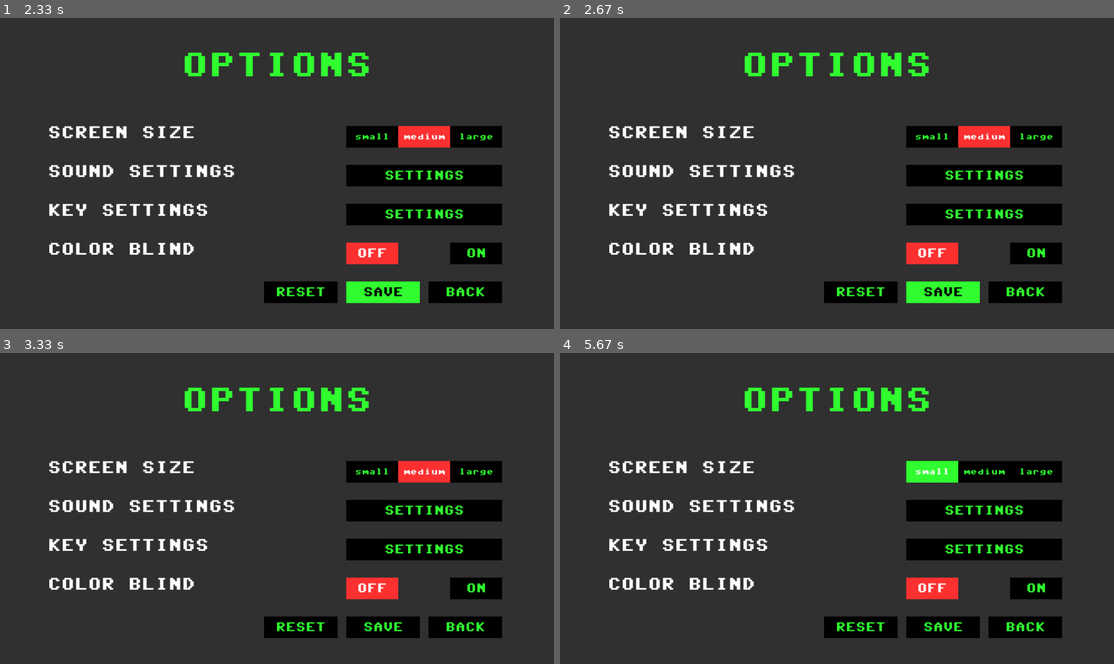
Above: before the commit, frames 1-4 (two rows, left to right).
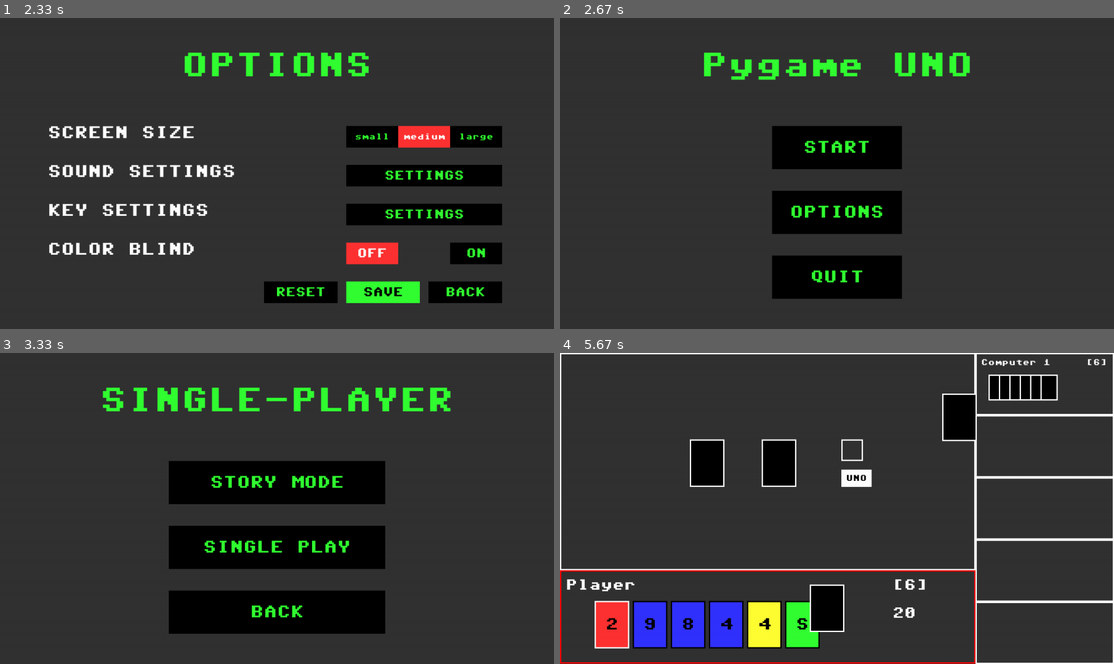
Above: after the commit, the same moments.

Repository: jrsky723/pygameuno
Game: pygame game, started from main.py
Same seed, same stepped clock (60 frames per second), same inputs: the game is played once before the commit and once after it.
Inputs (mouse positions are in pixels of both pictures, inside the frame that each line leads up to):
- Up to frame 1 (2.33 s): hold Esc 0.33-0.8 s; hold Right 0.33-0.8 s; press the mouse at (293, 263) at 0.92 s; move the mouse to (310, 229) at 1.02 s; release the mouse at (332, 195) at 1.15 s; click "medium" at 1.27 s; hold Right 1.55-2.02 s; hold Up from 2.1 s (still down)
- Up to frame 2 (2.67 s): release Up at 2.4 s; tap Esc at 2.43 s
- Up to frame 3 (3.33 s): click (277, 483) at 2.82 s, where only the run after the commit has a clickable "START"; click (277, 483) at 3.15 s, where only the run after the commit has a clickable "SINGLE-PLAYER"
- Up to frame 4 (5.67 s): click (837, 545) at 3.48 s, where only the run after the commit has a clickable "SINGLE PLAY"; click (731, 580) at 3.82 s, where only the run after the commit has a clickable "START"; tap Esc at 4.1 s; click (837, 483) at 4.48 s, where only the run after the commit has a clickable "RESUME"; press the mouse at (648, 623) at 4.8 s; move the mouse to (659, 511) at 4.9 s; release the mouse at (670, 399) at 5.03 s; hold Right 5.1-5.57 s; tap Enter at 5.6 s

Frame 1 is identical in both runs. In frame 2, 23% of the frame differs, in the area x 8-91%, y 11-92%; in frame 3, 26%; in frame 4, 28%, in the area x 0-100%, y 0-100%.

Commit message:
Single Game mode Lobby complete!

Diff:
--- a/game/uno_game.py
+++ b/game/uno_game.py
@@ -10,12 +10,12 @@
 
 
 class UnoGame:
-    def __init__(self, human_number, com_number):
-        self.deck = self._create_deck()
-        self.player_number = human_number + com_number
-        self.human_number = human_number
-        self.com_number = com_number
+    def __init__(self, players_info):
+        self.deck = []
+        self.players_info = players_info
+        self.player_number = len(players_info)
         self.players = []
+        self.com_players = []
         self.discard_pile = []
         self.current_player_idx = 0
         self.direction = 1
@@ -45,8 +45,9 @@
         return self.game_time
 
     def _init_game(self):
+        self.deck = self._create_deck()
         UnoPlayer.init()
-        self._add_players()
+        self._add_players(self.players_info)
 
     # region Initializing Game Functions
 
@@ -76,7 +77,7 @@
         random.shuffle(self.deck)
 
     # Deal 7 cards to each player in turns.
-    def _deal_cards(self, num_cards=2):
+    def _deal_cards(self, num_cards=7):
         for i in range(num_cards):
             for player in self.players:
                 self.add_card_move_animation(
@@ -88,11 +89,16 @@
                 )
 
     # Add players to the game
-    def _add_players(self):
-        for i in range(self.human_number):
-            self.players.append(UnoPlayer(name="Player " + str(i + 1)))
-        for i in range(self.com_number):
-            self.players.append(UnoComPlayer(name="Computer " + str(i + 1)))
+    def _add_players(self, players_info):
+        for i, player in enumerate(players_info):
+            if player["is_com"]:
+                self.players.append(UnoComPlayer(player["name"]))
+            else:
+                self.players.append(UnoPlayer(player["name"]))
+
+        for player in self.players:
+            if player.is_com():
+                self.com_players.append(player)
 
     def _set_top_discard_card(self):
         self.add_card_move_animation(self.deck.pop(0), src="deck", dest="discard")
@@ -330,7 +336,7 @@
         return self.direction
 
     def get_com_players(self):
-        return self.players[self.human_number :]
+        return self.com_players
 
     def get_player(self):
         return self.players[0]
--- a/main.py
+++ b/main.py
@@ -1,8 +1,7 @@
 import pygame
-from screens.menus.start_menu import StartMenuScreen
+from screens.menus.start_menu import StartMenuScreen as MenuScreen
 from utils.json import load_json
 from utils.constants import SCREEN as S, MUSIC as M
-
 
 if __name__ == "__main__":
     pygame.init()
@@ -18,7 +17,7 @@
     pygame.mixer.music.load(M.MENU_BACKGROUND)
     pygame.mixer.music.play(-1)
     pygame.event.get()
-    start_menu = StartMenuScreen(screen, clock, options)
+    start_menu = MenuScreen(screen, clock, options)
     start_menu.run()
     pygame.quit()
     quit()
--- a/screens/game_screen.py
+++ b/screens/game_screen.py
@@ -16,13 +16,12 @@
 
 
 class GameScreen(Screen):
-    def __init__(self, screen, clock, options):
+    def __init__(self, screen, clock, options, players):
         super().__init__(screen, clock, options)
         pygame.mixer.music.load(MUSIC.GAME_BACKGROUND)
         pygame.mixer.music.play(-1)
-        self.com_players_number = 3
         self.max_players = 6
-        self.game = UnoGame(human_number=1, com_number=self.com_players_number)
+        self.game = UnoGame(players)
         self.my_player = self.game.get_player()
         self.coms = self.game.get_com_players()
         self.surfaces = []
@@ -617,7 +616,7 @@
             if self.deck_render.is_on_mouse(event.pos):
                 self.draw_card_from_deck()
 
-    def pause(self):
+    def escape(self):
         pause_screen = PausedMenuScreen(self.screen, self.clock, self.options)
         pause_screen_options = pause_screen.run()
         self.options = pause_screen_options
--- a/screens/menu_screen.py
+++ b/screens/menu_screen.py
@@ -53,6 +53,7 @@
                 self.handle_input(event)
             else:
                 self.handle_movement(event)
+            self.handle_function_keys(event)
         elif event.type == pygame.KEYUP:
             self.handle_return_up(event)
 
@@ -153,5 +154,8 @@
             if button == self.save_button:
                 self.save_options()
 
+    def escape(self):
+        self.back()
+
     def save_options():
         pass
--- a/screens/menus/key_setting_menu.py
+++ b/screens/menus/key_setting_menu.py
@@ -91,6 +91,8 @@
 
     def handle_key_event(self, event):
         if event.type == pygame.KEYDOWN:
+            self.handle_function_keys(event)
+            self.handle_return_down(event)
             if self.selected_button is not None:
                 self.handle_change_key(event)
             else:
@@ -98,12 +100,16 @@
         elif event.type == pygame.KEYUP:
             self.handle_return_up(event)
 
+    def return_down(self):
+        if self.hovered_button in self.save_back_buttons:
+            self.button_click_down(self.hovered_button)
+
     def handle_change_key(self, event):
         self.selected_button.text = pygame.key.name(event.key)
 
     def button_click_down(self, button):
         super().button_click_down(button)
-        if button is None or button.text in ["SAVE", "BACK"]:
+        if button is None or button in self.save_back_buttons:
             return
         if self.selected_button is not None:
             if button is self.selected_button:
--- /dev/null
+++ b/screens/menus/singleplay_lobby_menu.py
@@ -0,0 +1,154 @@
+from screens.menu_screen import MenuScreen
+from screens.game_screen import GameScreen
+from renders.button import Button
+from renders.input_box import InputBox
+from renders.text_box import TextBox
+from utils.constants import SCREEN as SC
+
+
+class SingleplayLobbyMenuScreen(MenuScreen):
+    def __init__(self, screen, clock, options):
+        super().__init__(screen, clock, options)
+
+        self.my_player = {
+            "id": 0,
+            "name": "Player",
+            "is_com": False,
+        }
+        computer1 = {
+            "id": 1,
+            "name": "Computer 1",
+            "is_com": True,
+        }
+        self.players = [
+            self.my_player,
+            computer1,
+        ]
+        self.texts += [TextBox(text="SINGLE MODE", **self.title_params)]
+        T_X, T_Y, T_GAP = 130, 250, 90
+        text_params = self.rect_params | {"x": T_X, "font_size": 40}
+        self.texts += [
+            TextBox(text="Player Name:", y=T_Y, **text_params),
+            TextBox(text="Computers  :", y=T_Y + T_GAP, **text_params),
+        ]
+
+        B_X, B_Y = 550, 240
+        button_params = self.rect_params | {
+            "width": 200,
+            "height": 50,
+            "font_size": 30,
+        }
+        self.name_input_box = InputBox(
+            x=B_X, y=B_Y, text=self.my_player["name"], **button_params | {"width": 450}
+        )
+        self.input_boxes.append(self.name_input_box)
+        self.button_sections += [[self.name_input_box]]
+
+        com_buttton_params = self.rect_params | {
+            "y": B_Y + T_GAP,
+            "width": 100,
+            "height": 50,
+            "font_size": 40,
+        }
+        # computer player addition buttons
+        self.sub_button = Button(x=B_X + 50, text="-", **com_buttton_params)
+        self.add_button = Button(x=B_X + 300, text="+", **com_buttton_params)
+        self.button_sections += [[self.add_button, self.sub_button]]
+        self.computer_numbers_box = TextBox(
+            x=B_X + 175,
+            text=str(self.get_com_number()),
+            **com_buttton_params | {"width": 100},
+        )
+        self.texts += [self.computer_numbers_box]
+
+        B_X, B_Y = 300, 500
+        self.start_button = Button(x=B_X, y=B_Y, text="START", **button_params)
+        self.back_button = Button(x=B_X + 350, y=B_Y, text="BACK", **button_params)
+        self.button_sections += [[self.start_button, self.back_button]]
+
+        self.slot_const = {
+            "x": SC.WIDTH_BASE * (5 / 6),
+            "width": SC.WIDTH_BASE / 6,
+            "height": SC.HEIGHT_BASE / 5,
+        }
+        self.slot_params = self.rect_params | {
+            "x": self.slot_const["x"],
+            "text": "empty",
+            "font_size": 30,
+            "width": self.slot_const["width"],
+            "height": self.slot_const["height"],
+            "border_width": 3,
+        }
+        self.empty_slot_boxes = []
+        for i in range(5):
+            self.empty_slot_boxes.append(
+                TextBox(y=self.slot_const["height"] * i, **self.slot_params)
+            )
+        self.texts += self.empty_slot_boxes
+
+        self.no_computer_buttons_sections = self.button_sections.copy()
+        # computer player buttons
+        self.com_player_buttons_sections = []
+        self.com_player_buttons = []
+        self.create_com_player_buttons()
+
+    def update(self):
+        super().update()
+        self.computer_numbers_box.set_text(str(self.get_com_number()))
+
+    def button_click_up(self, button):
+        super().button_click_up(button)
+        if button is not None:
+            if button == self.add_button:
+                self.add_com_player()
+            elif button == self.sub_button:
+                self.sub_com_player()
+            elif button == self.start_button:
+                self.start_game()
+            elif button in self.com_player_buttons:
+                self.remove_com_player()
+
+    def create_com_player_buttons(self):
+        self.button_sections = self.no_computer_buttons_sections.copy()
+        self.com_player_buttons_sections = []
+        self.com_player_buttons = []
+        for i, player in enumerate(self.players[1:]):
+            button = Button(
+                y=self.slot_const["height"] * i,
+                **self.slot_params | {"text": player["name"], "font_size": 20},
+            )
+            self.com_player_buttons.append(button)
+            self.com_player_buttons_sections.append([button])
+
+        self.button_sections += self.com_player_buttons_sections
+
+    def get_com_number(self):
+        return len(self.players) - 1
+
+    def add_com_player(self):
+        if len(self.players) < 6:
+            self.players.append(
+                {
+                    "id": len(self.players),
+                    "name": f"Computer {len(self.players)}",
+                    "is_com": True,
+                }
+            )
+        self.create_com_player_buttons()
+
+    def sub_com_player(self):
+        if len(self.players) > 2:
+            self.players.pop()
+        self.create_com_player_buttons()
+
+    def remove_com_player(self):
+        if len(self.players) > 2:
+            self.players.pop()
+            self.create_com_player_buttons()
+            self.hovered_button = self.com_player_buttons[-1]
+            self.hovered_button.hover()
+
+    def start_game(self):
+
+        game_screen = GameScreen(self.screen, self.clock, self.options, self.players)
+        game_screen.run()
--- a/screens/menus/singleplay_menu.py
+++ b/screens/menus/singleplay_menu.py
@@ -1,5 +1,7 @@
 from screens.menu_screen import MenuScreen
-from screens.game_screen import GameScreen
+from screens.menus.story_mode_menu import StoryModeMenuScreen
+from screens.menus.singleplay_lobby_menu import SingleplayLobbyMenuScreen
+
 from renders.text_box import TextBox
 from renders.button import Button
 from renders.input_box import InputBox
@@ -10,7 +12,36 @@
         super().__init__(screen, clock, options)
         self.texts += [TextBox(text="SINGLE-PLAYER", **self.title_params)]
 
-    def open_game(self):
-        game_screen = GameScreen(self.screen, self.clock, self.options)
-        game_screen.run()
-        pass
+        B_Y, B_GAP = 250, 150
+        buttons_params = self.rect_params | {"x": "center", "width": 500, "height": 100}
+        self.story_mode_button = Button(y=B_Y, text="STORY MODE", **buttons_params)
+        self.single_play_button = Button(
+            y=B_Y + B_GAP, text="SINGLE PLAY", **buttons_params
+        )
+        self.back_button = Button(y=B_Y + B_GAP * 2, text="BACK", **buttons_params)
+
+        self.button_sections += [
+            [self.story_mode_button],
+            [self.single_play_button],
+            [self.back_button],
+        ]
+
+    def button_click_up(self, button):
+        super().button_click_up(button)
+        if button is not None:
+            if button == self.story_mode_button:
+                self.open_story_mode()
+            elif button == self.single_play_button:
+                self.open_single_play()
+
+    def open_story_mode(self):
+        story_mode_menu_screen = StoryModeMenuScreen(
+            self.screen, self.clock, self.options
+        )
+        story_mode_menu_screen.run()
+
+    def open_single_play(self):
+        single_play_lobby_menu_screen = SingleplayLobbyMenuScreen(
+            self.screen, self.clock, self.options
+        )
+        single_play_lobby_menu_screen.run()
--- a/screens/menus/start_menu.py
+++ b/screens/menus/start_menu.py
@@ -41,3 +41,6 @@
         options_menu = OptionsMenuScreen(self.screen, self.clock, self.options)
         new_options = options_menu.run()
         self.__init__(self.screen, self.clock, new_options)
+
+    def escape(self):
+        pass
--- /dev/null
+++ b/screens/menus/story_mode_menu.py
@@ -0,0 +1,11 @@
+from screens.menu_screen import MenuScreen
+from screens.menus.join_menu import JoinMenuScreen
+from renders.button import Button
+from renders.text_box import TextBox
+
+
+class StoryModeMenuScreen(MenuScreen):
+    def __init__(self, screen, clock, options):
+        super().__init__(screen, clock, options)
+        self.texts += [TextBox(text="STORY MODE", **self.title_params)]
+        B_Y, B_GAP = 250, 150
--- a/screens/menus/storymode_menu.py
+++ /dev/null
@@ -1,25 +0,0 @@
-from screens.menu_screen import MenuScreen
-from screens.menus.join_menu import JoinMenuScreen
-from renders.button import Button
-from renders.text_box import TextBox
-
-
-class StoryModeMenuScreen(MenuScreen):
-    def __init__(self, screen, clock, options):
-        super().__init__(screen, clock, options)
-        self.texts += [TextBox(text="STORY MODE", **self.title_params)]
-        B_Y, B_GAP = 250, 150
-        buttons_params = self.rect_params | {"x": "center", "width": 300, "height": 100}
-        self.multiplay_button = Button(
-            y=B_Y + B_GAP, text="MULTI PLAY", **buttons_params
-        )
-        self.multiplay_button = Button(
-            y=B_Y + B_GAP, text="MULTI PLAY", **buttons_params
-        )
-        self.back_button = Button(y=B_Y + B_GAP * 2, text="BACK", **buttons_params)
-
-        self.button_sections += [
-            [self.singleplay_button],
-            [self.multiplay_button],
-            [self.back_button],
-        ]
--- a/screens/screen.py
+++ b/screens/screen.py
@@ -22,7 +22,7 @@
             self.sound_option["volume"] * self.sound_option["music"] / 100
         )
         self.sound_effects_volume = (
-             self.sound_option["volume"] * self.sound_option["effects"] / 100
+            self.sound_option["volume"] * self.sound_option["effects"] / 100
         )
         pygame.mixer.music.set_volume(self.background_music_volume)
         for sound in self.sounds.values():
@@ -73,14 +73,14 @@
         if event.key == pygame.key.key_code(self.key_bindings["draw"]):
             self.draw_card_from_deck()
         elif event.key == pygame.key.key_code(self.key_bindings["escape"]):
-            self.pause()
+            self.escape()
         elif event.key == pygame.key.key_code(self.key_bindings["uno"]):
             self.uno()
 
     def draw_card_from_deck(self):
         pass
 
-    def pause(self):
+    def escape(self):
         pass
 
     def uno(self):
